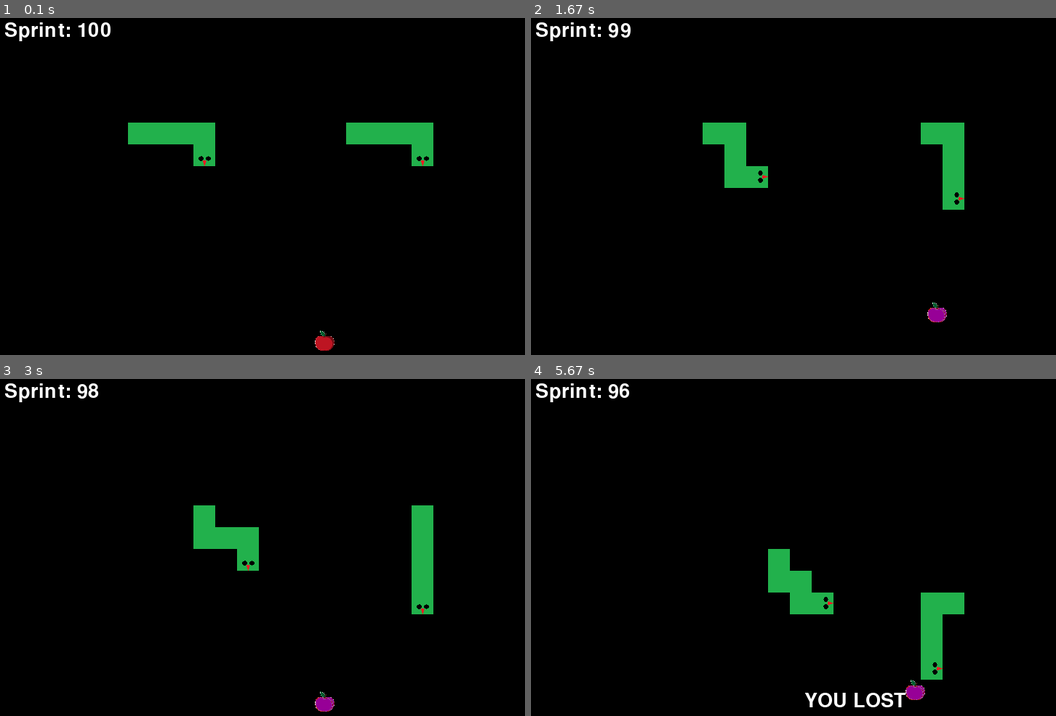
Above: before the commit, frames 1-4 (two rows, left to right).
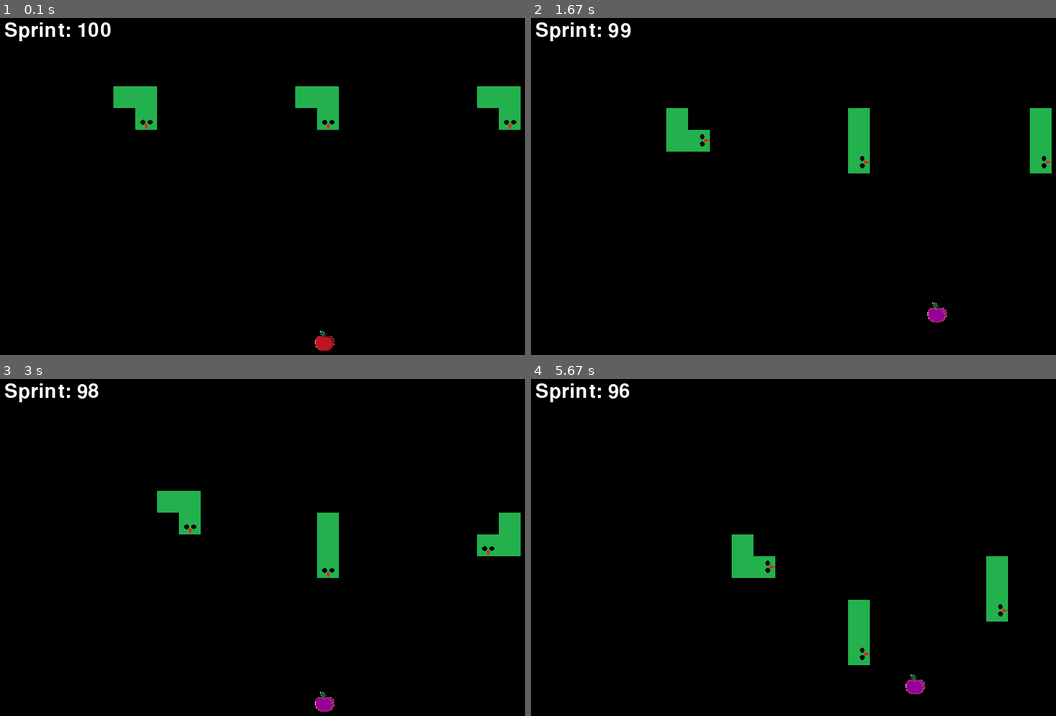
Above: after the commit, the same moments.

Repository: lorinzzz/cursed-snake-game
Game: pygame game, started from main.py
Two runs of this game, one before a commit and one after it. Both use one fixed random seed, a clock stepped at 60 frames per second and the inputs below.
Inputs:
- Up to frame 1 (0.1 s): no input
- Up to frame 2 (1.67 s): hold D 0.33-0.8 s; hold W 0.83-1.13 s; tap Space at 0.9, 1.23, 1.53 s; tap Shift at 0.98 s; hold D 1.17-1.63 s
- Up to frame 3 (3 s): hold A 1.67-2.2 s; tap Space at 1.73, 2.03, 2.3, 2.63, 2.93 s; hold S 2.23-2.53 s; tap Shift at 2.38 s; hold A 2.57-2.97 s
- Up to frame 4 (5.67 s): hold W 3-3.37 s; tap Space at 3.07, 3.47, 3.77, 4.13, 4.53, 4.83, 5.03, 5.33, 5.53 s; hold D 3.4-4.03 s; tap Shift at 3.55, 5.12 s; hold S 4.07-4.43 s; hold A 4.47-4.93 s; hold D 4.97-5.43 s; hold W from 5.47 s (still down)

The runs differ from the first frame. In frame 1, 4.8% of the frame differs, in the area x 21-100%, y 20-44%; in frame 2, 4.9%; in frame 3, 4.8%; in frame 4, 5.4%, in the area x 38-91%, y 46-98%.

Commit message:
snake spawning setup

Diff:
--- a/main.py
+++ b/main.py
@@ -93,6 +93,7 @@
         if keys_pressed[pygame.K_s] and food.y + VEL + food.height < HEIGHT: # DOWN
             food.y += VEL + sprint - slow_movement
 
+# handles the movement of the snake head
 def snake_ai(snakes, food):
     direction = []
     for i in range(len(snakes)):
@@ -157,14 +158,14 @@
 
 def create_snakes(number_of_snakes, snake_length):
     snakes = []
+    for x in range(number_of_snakes):
+        snakes.append([])
     snake_locations_x = [250, 500, 750, 250, 500, 750]
     snake_locations_y = [100, 100, 100, 700, 700, 700]
-    for i in range(number_of_snakes):
+    for j in range(number_of_snakes):
         #snake_length = random.randit(0,5)
         for i in range(snake_length):
-            snakes.append(pygame.Rect(snake_locations_x[i] - BLOCK_WIDTH - (30 * (i+1)), snake_locations_y[i], BLOCK_WIDTH, BLOCK_HEIGHT))
-
-
+            snakes[j].append(pygame.Rect(snake_locations_x[j] - BLOCK_WIDTH - (30 * (i+1)), snake_locations_y[j], BLOCK_WIDTH, BLOCK_HEIGHT))
 
     return snakes
 
@@ -186,8 +187,8 @@
 
     end_game = 0
 
-    snakes = [[pygame.Rect(300 - BLOCK_WIDTH …(671 unchanged characters)…
-
+    #snakes = [[pygame.Rect(300 - BLOCK_WIDTH …(671 unchanged characters)…
+    snakes = create_snakes(3,3)
 
     run = True
     while run:
